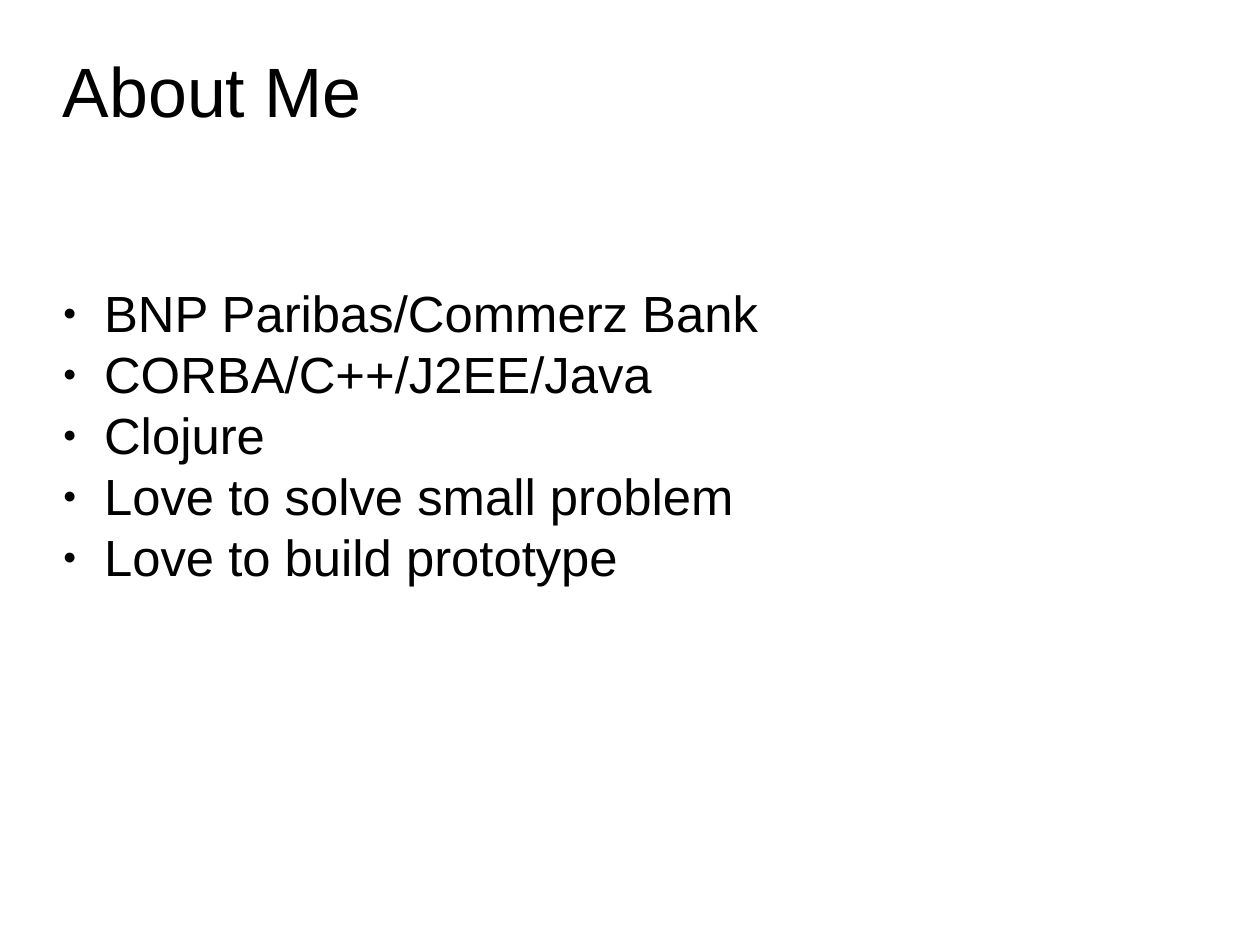
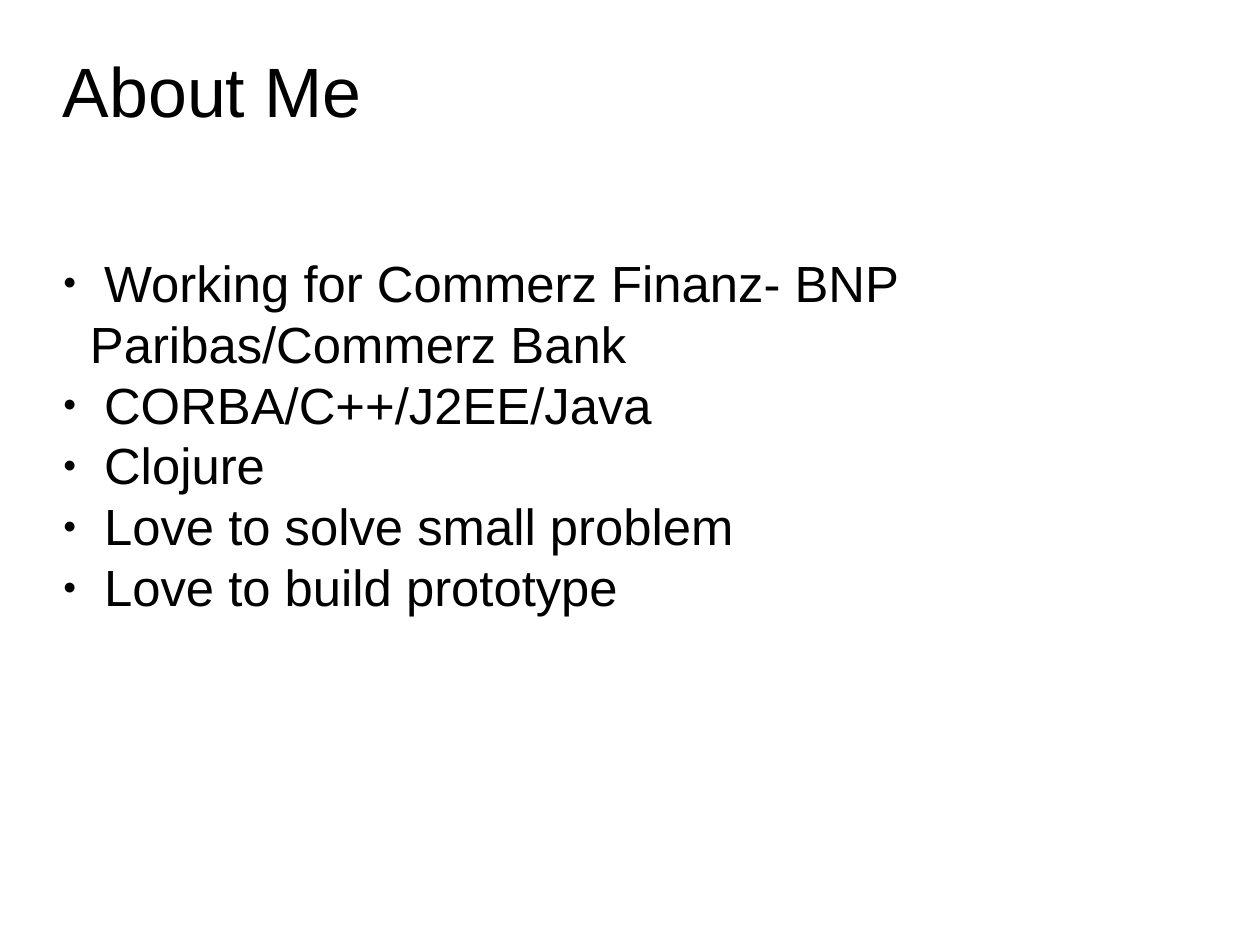
Before and after one commit to Mamun/prac, a slide deck: slide 3 of slide.odp. Drawn at 1260x945 pixels with LibreOffice and Linux fonts; fonts in the diff are those of the drawing; background and template pictures are left out. Boxes give left, top, right and bottom in pixels: in the first picture for what was removed or moved away, otherwise in the second. Text is boxed around its words. In the diff, an @@ line names an element or a change of style, - is before the commit and + after.

```diff
--- a/slide.odp
+++ b/slide.odp
@@ subtitle at (90, 265, 899, 364): text changed @@
-● BNP Paribas/Commerz Bank
+● Working for Commerz Finanz- BNP Paribas/Commerz Bank
```
Also in this commit, not shown: 4 other slides changed, 1 slide removed, 7 other files.
